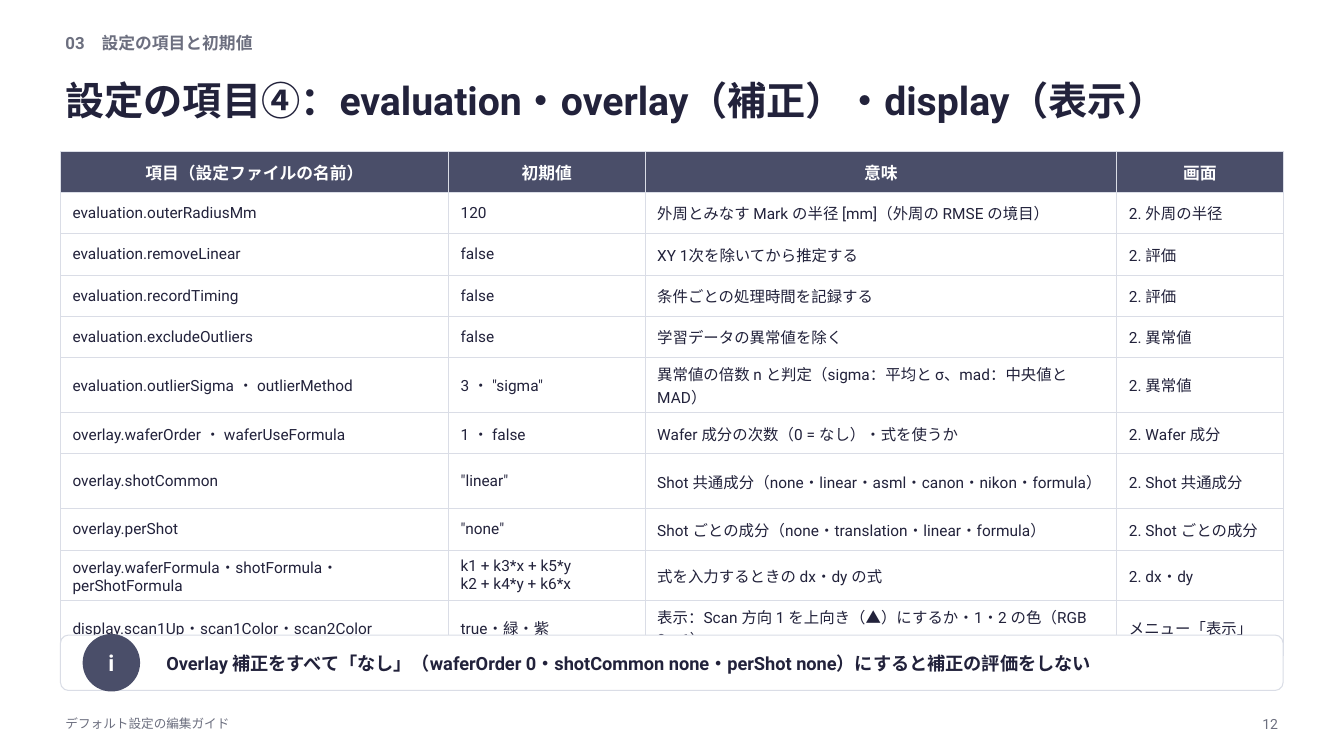
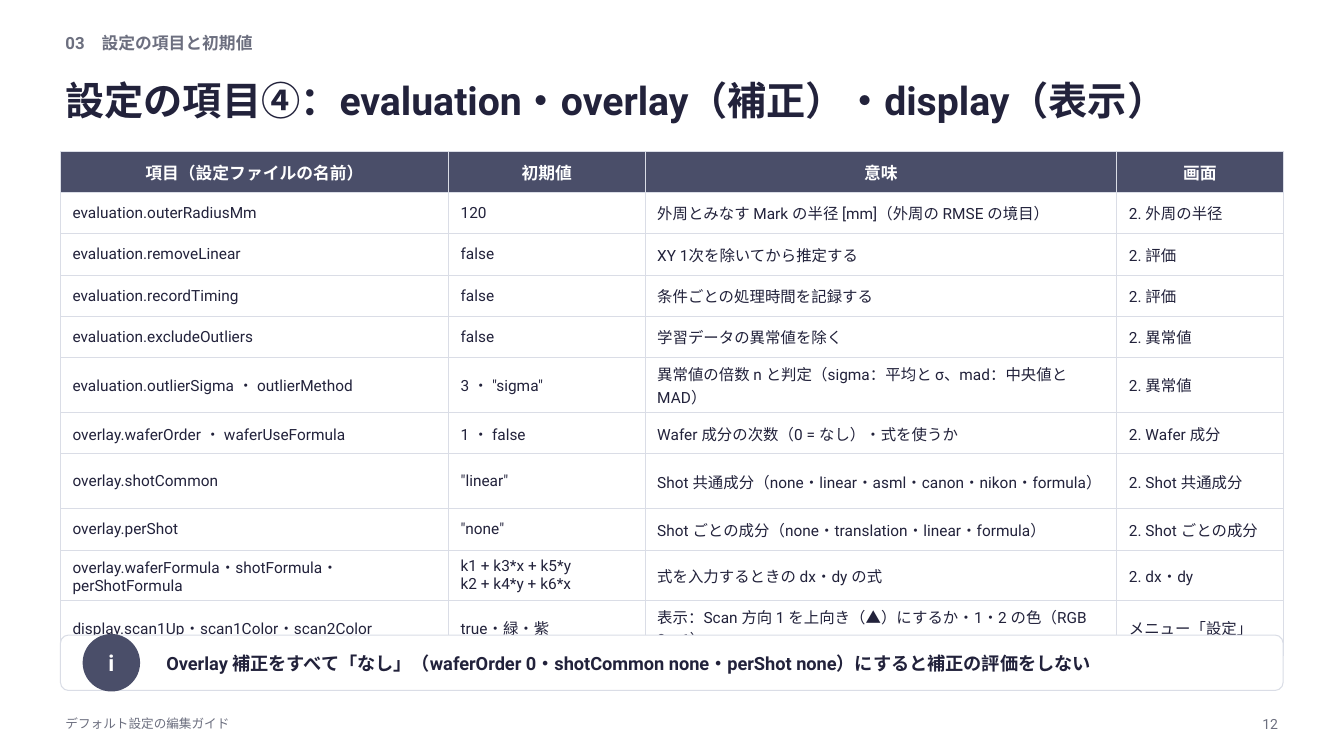
Before and after one commit to rsakamoto-0824/alignment-estimation-benchmark, a slide deck: slide 12 of matlab_app/docs/defaults_guide/デフォルト設定の編集ガイド.pptx. Drawn at 1344x756 pixels with LibreOffice and Linux fonts; fonts in the diff are those of the drawing. Boxes give left, top, right and bottom in pixels: in the first picture for what was removed or moved away, otherwise in the second. Text is boxed around its words. In the diff, an @@ line names an element or a change of style, - is before the commit and + after.

```diff
--- a/matlab_app/docs/defaults_guide/デフォルト設定の編集ガイド.pptx
+++ b/matlab_app/docs/defaults_guide/デフォルト設定の編集ガイド.pptx
@@ table at (x1=60, y1=151, x2=1284, y2=643) @@
-row 11, column 4: メニュー「表示」
+row 11, column 4: メニュー「設定」
```
Also in this commit, not shown: 9 other slides changed, 1 slide added, 36 other files.
